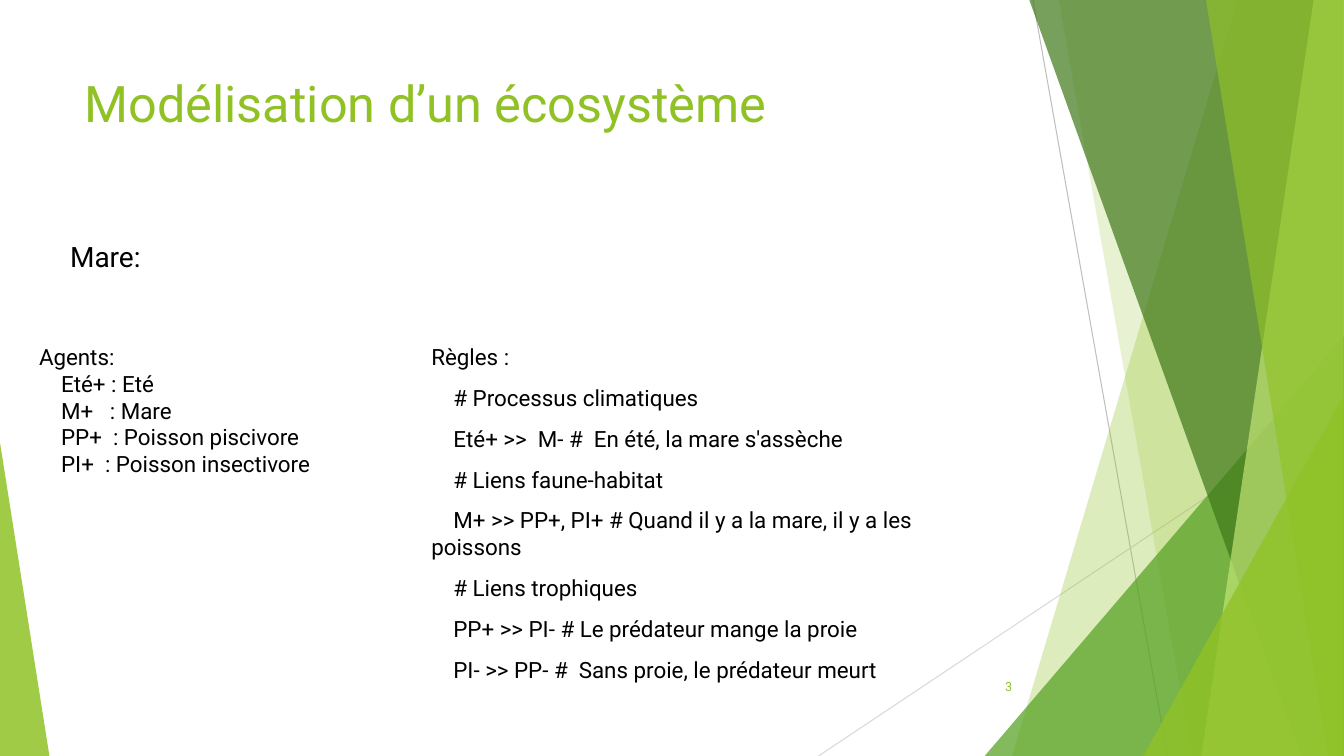
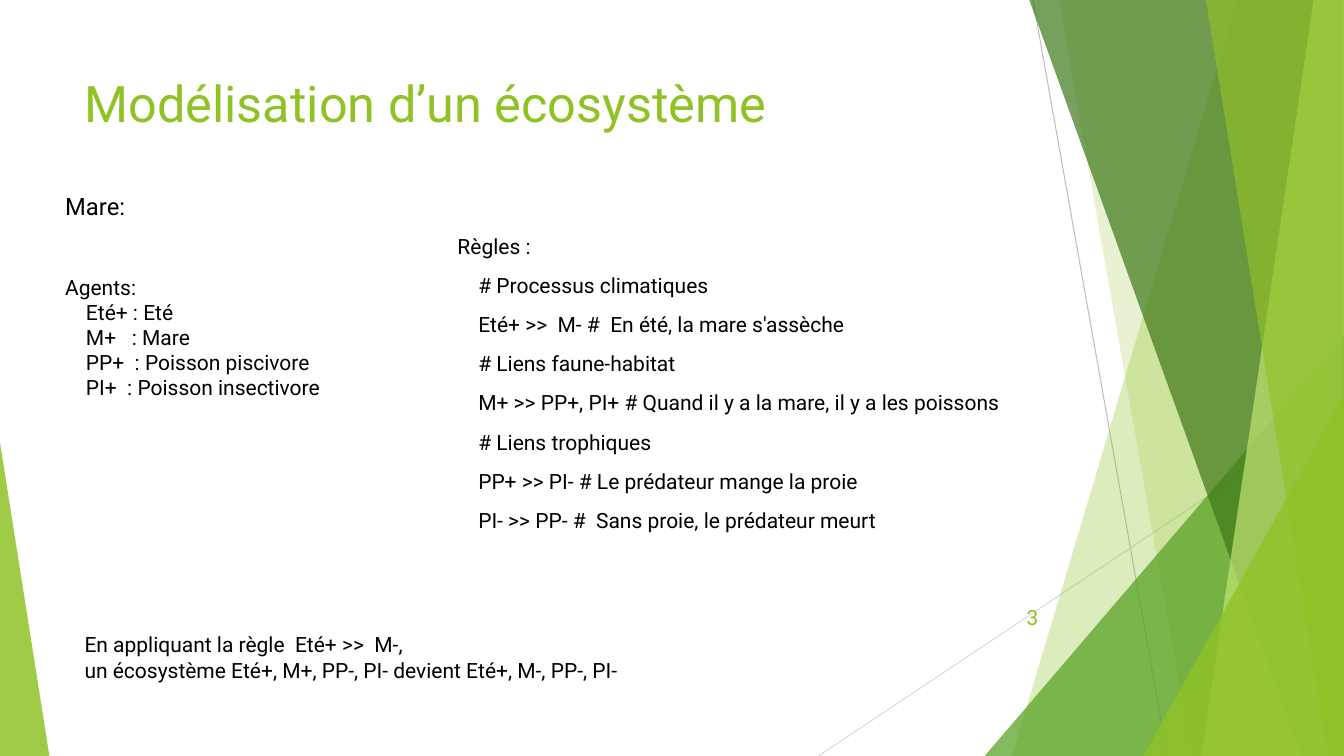
Before and after one commit to Viaaaa/TER, a slide deck: slide 3 of Présentation TER.pptx. Drawn at 1344x756 pixels with LibreOffice and Linux fonts; fonts in the diff are those of the drawing. Boxes give left, top, right and bottom in pixels: in the first picture for what was removed or moved away, otherwise in the second. Text is boxed around its words. In the diff, an @@ line names an element or a change of style, - is before the commit and + after.

```diff
--- a/Présentation TER.pptx
+++ b/Présentation TER.pptx
@@ text "Mare:": place and size @@
-text "Mare:" at <box>70,247,141,268</box>
+text "Mare:" at <box>65,198,125,216</box>
@@ text "Mare:" at <box>65,198,125,216</box>: size 20 to 17 pt @@
@@ text "Règles :" at <box>457,238,999,533</box>: size 16 to 15 pt @@
@@ text "Règles :": place and size @@
-text "Règles :" at <box>431,348,912,683</box>
+text "Règles :" at <box>457,238,999,533</box>
@@ text "Agents:": place and size @@
-text "Agents:" at <box>39,349,310,473</box>
+text "Agents:" at <box>65,280,320,396</box>
@@ text "Agents:" at <box>65,280,320,396</box>: size 16 to 15 pt @@
@@ page number: place and size @@
-page number at <box>1005,682,1012,691</box>
+page number at <box>1027,610,1039,625</box>
@@ page number at <box>1027,610,1039,625</box>: size 9 to 15 pt @@
@@ text added at <box>85,636,617,683</box>, 15 pt, text #000000 @@
+En appliquant la règle Eté+ >> M-,
+un écosystème Eté+, M+, PP-, PI- devient Eté+, M-, PP-, PI-
```
Also in this commit, not shown: 3 other slides changed, 1 other file.
